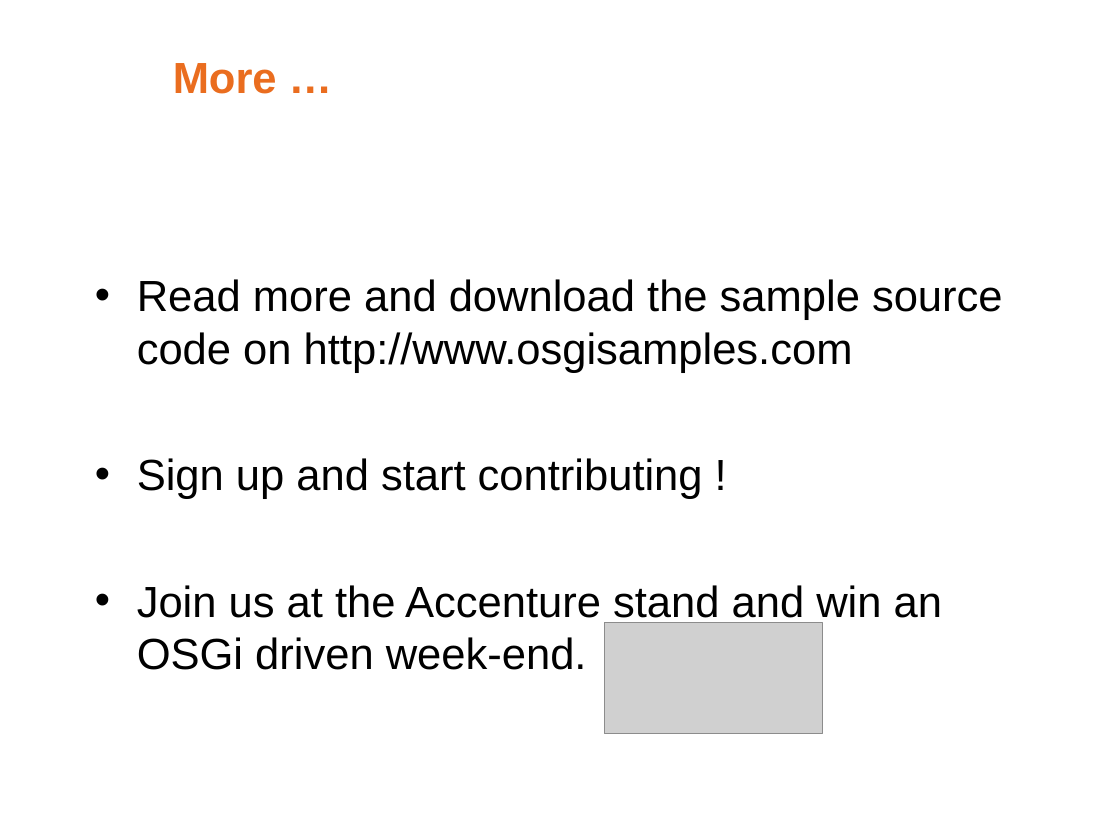
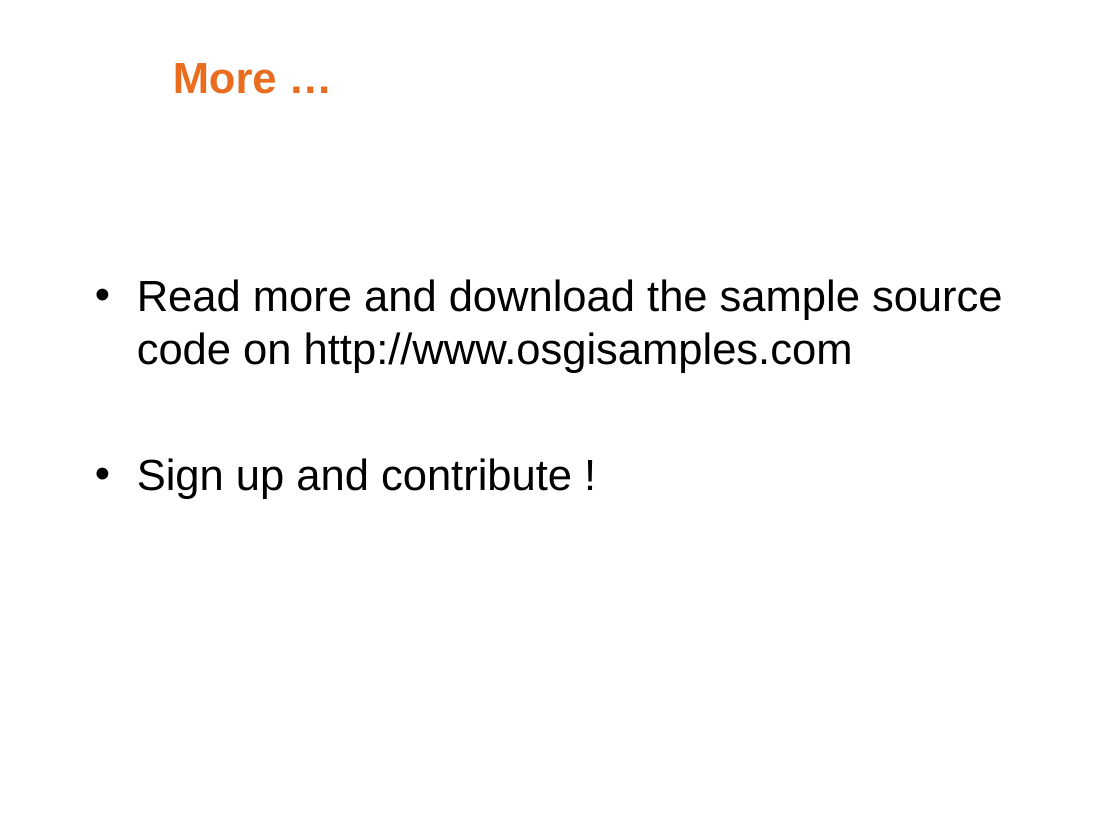
Before and after one commit to noushadali/osgi-samples, a slide deck: slide 22 of congress-registration/documentation/Webservice versioning using osgi.ppt. Drawn at 1120x840 pixels with LibreOffice and Linux fonts; fonts in the diff are those of the drawing; grey boxes stand for pictures; background and template pictures are left out. Boxes give left, top, right and bottom in pixels: in the first picture for what was removed or moved away, otherwise in the second. Text is boxed around its words. In the diff, an @@ line names an element or a change of style, - is before the commit and + after.

```diff
--- a/congress-registration/documentation/Webservice versioning using osgi.ppt
+++ b/congress-registration/documentation/Webservice versioning using osgi.ppt
@@ text at box(137, 458, 572, 499): text changed @@
-• Sign up and start contributing !
-• Join us at the Accenture stand and win an OSGi driven week-end.
+• Sign up and contribute !
@@ picture removed at box(604, 623, 822, 734) @@
```
Also in this commit, not shown: 1 slide added.
